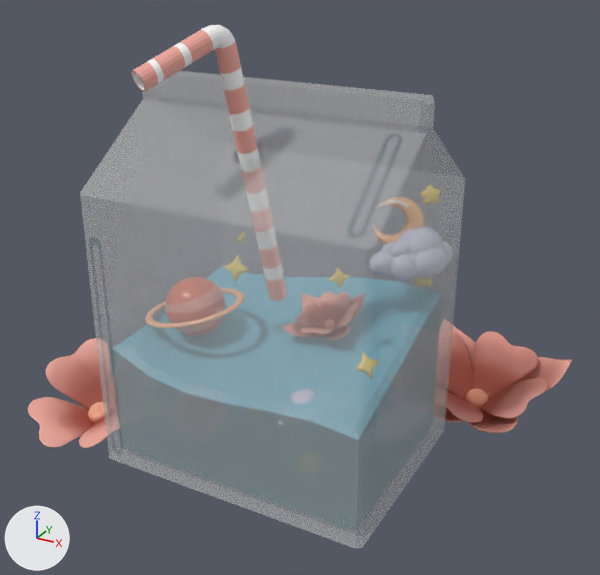
Two versions of the glTF model Assets/moon/scene.gltf, one commit apart.
One viewpoint serves both versions: a 50 mm camera at (78.8, -153.8, 113.8) aimed at (-5.1, -1.4, 37.6). The lights are fixed; the arrows at lower left show +X, +Y and +Z. Where no turn or scale is listed for an object, it has been applied to the vertices. Vertices at the same position are counted once.

Names of what the first picture shows: 'Flores_Flores_0', 'L��quido_Luiquido_0', 'Nube_Nubes_0', 'Planetas_estrellas_Extras_0'.
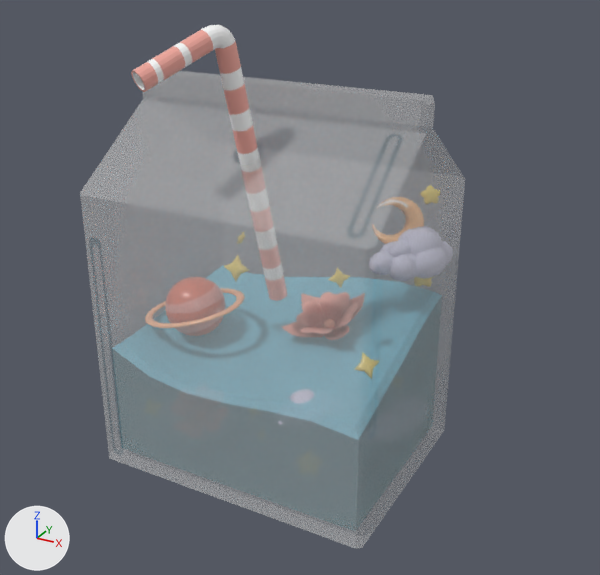
Pixel boxes (x1, y1, x2, y2) of what changed, in the pictures (600 x 575 px):
'Flores_Flores_0', reshaped: before (28, 292, 572, 448); after (281, 292, 365, 340)
part 1 of me_flores_flores_0, deleted (pink): before (28, 318, 572, 448)

The change, as a diff of the scene's bpy script:
```diff
--- a/Assets/moon/scene.gltf.py
+++ b/Assets/moon/scene.gltf.py
@@ me_flores_flores_0 @@
 # used by ob_flores_flores_0; location = (-57.0, 57.4, 0.0)
-me_flores_flores_0.from_pydata(...)  # 10356 vertices, 20528 faces; spans x -11.8..106.9, y -94.3..-12.6, z -3.2..39.9
+me_flores_flores_0.from_pydata(...)  # 5178 vertices, 10264 faces; spans x 30.6..69.1, y -85.0..-58.5, z 7.5..39.9
+# me_flores_flores_0 part 1: 8 loose pieces with 5178 vertices, spanning x -11.8..106.9, y -94.3..-12.6, z -3.2..16.1, are deleted
 me_flores_flores_0.materials.append(mat_flores)
```
